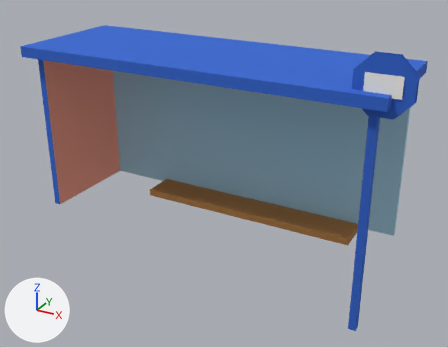
An edit to the glTF model client/public/assets/models/prop_busstop.glb, drawn before and after from the same camera.
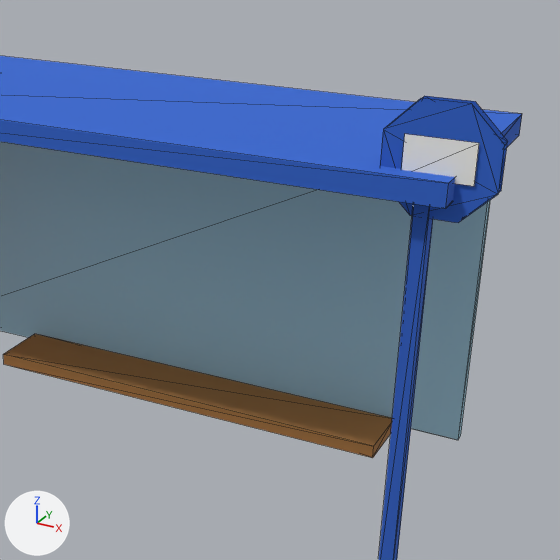
Each version is shown whole from a camera (50 mm lens) standing at (3.31, -5.8, 4.01) and looking at (0.2, -0.14, 1.18), then close up on the part from 33% to 100% of the width and 0% to 87% of the height. Every picture has the same lights, and +X, +Y and +Z are marked at lower left. The older version's two pictures come first. The close-ups show mesh edges as thin lines. Vertices at exactly the same position are counted once.

In view in the first close-up: 'prop_busstop'.
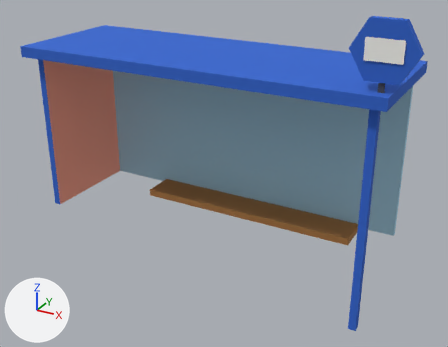
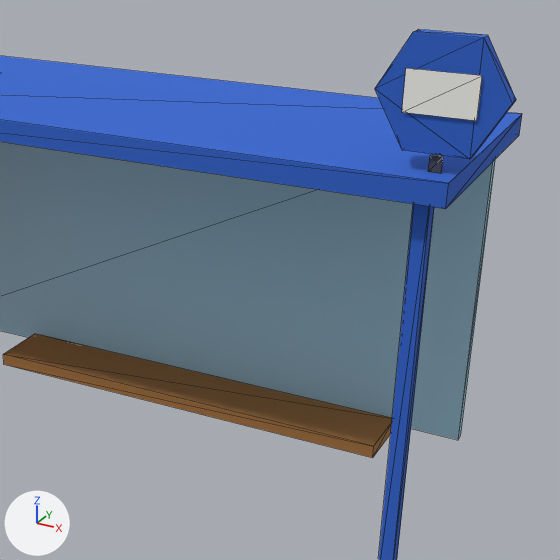
The change, as a list of edits to the scene's bpy script:
```text
Change me_prop_busstop:
    used by ob_prop_busstop; location = (0.0, 0.0, 0.0)
    remove me_prop_busstop.from_pydata(...)  # 72 vertices, 78 faces; spans x -2.1..2.3, y -0.75..0.75, z 0.0..2.84
    add me_prop_busstop.from_pydata(...)  # 66 vertices, 78 faces; spans x -2.1..2.31, y -0.75..0.75, z 0.0..3.13
    me_prop_busstop part 1: a new loose piece, a 6-sided cylinder along y spanning x 1.69..2.31, y -0.64..-0.56, z 2.592..3.128, in mat_vcol
    me_prop_busstop part 2: the loose piece of 4 vertices spanning x 1.85..2.19, y -0.64, z 2.47..2.67 is moved by (-0.02, -0.01, 0.3)
    me_prop_busstop part 3: the loose piece of 8 vertices spanning x 1.74..2.3, y -0.63, z 2.28..2.84 is deleted
    me_prop_busstop part 4
    10 vertices are removed from x 1.74..2.3, y -0.62..-0.57, z 2.28..2.84
    13 faces are deleted
    6 vertices move from x 1.74..2.04, y -0.62..-0.57, z 2.44..2.67 to x 1.97..2.17, y -0.62..-0.55, z 2.5..2.77
    4 vertices are added at (1.97, -0.62, 2.5), (1.83, -0.55, 2.97), (2.17, -0.55, 2.97), (1.83, -0.55, 2.77)
    5 new faces join them
    other edits to the shape of me_prop_busstop do not show in these pictures
```

Changed parts and their boxes (x1, y1, x2, y2) in the close-ups (560 x 560 px; the box of a moved part takes in the faces that stretch with it):
'prop_busstop', reshaped
    before: (0, 56, 522, 560)
    after: (0, 29, 522, 560)
part 1 of me_prop_busstop, added (blue)
    after: (375, 29, 516, 159)
part 2 of me_prop_busstop, moved or reshaped
    before: (401, 134, 479, 186)
    after: (402, 68, 482, 121)
part 3 of me_prop_busstop, deleted (blue)
    before: (380, 98, 504, 223)
part 4 of me_prop_busstop, reshaped
    before: (422, 96, 508, 193)
    after: (428, 154, 443, 174)
